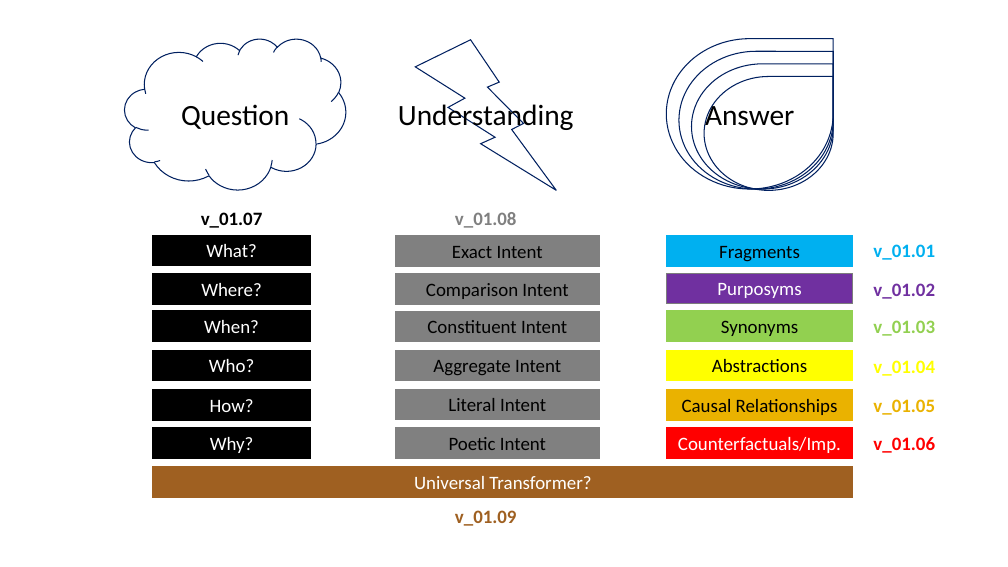
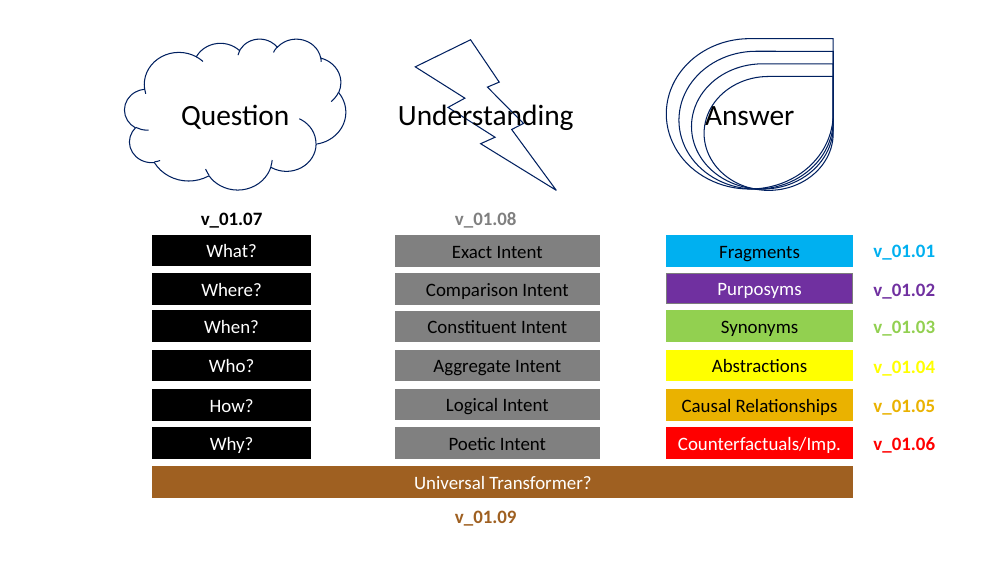
Before and after one commit to Scarlett-Pimpernell/Obsidian-Anchor-Database, a slide deck: slide 1 of Obsidian_Unstructured_Data_Search_Engine_____Freeform_Linguistic_Symbol_Data/Obsidian_USE_Plan_Phase_01.pptx. Drawn at 1008x567 pixels with LibreOffice and Linux fonts; fonts in the diff are those of the drawing. Boxes give left, top, right and bottom in pixels: in the first picture for what was removed or moved away, otherwise in the second. Text is boxed around its words. In the diff, an @@ line names an element or a change of style, - is before the commit and + after.

```diff
--- a/Obsidian_Unstructured_Data_Search_Engine_____Freeform_Linguistic_Symbol_Data/Obsidian_USE_Plan_Phase_01.pptx
+++ b/Obsidian_Unstructured_Data_Search_Engine_____Freeform_Linguistic_Symbol_Data/Obsidian_USE_Plan_Phase_01.pptx
@@ text in rectangle at (446,398,549,414): text changed @@
-Literal Intent
+Logical Intent
```
